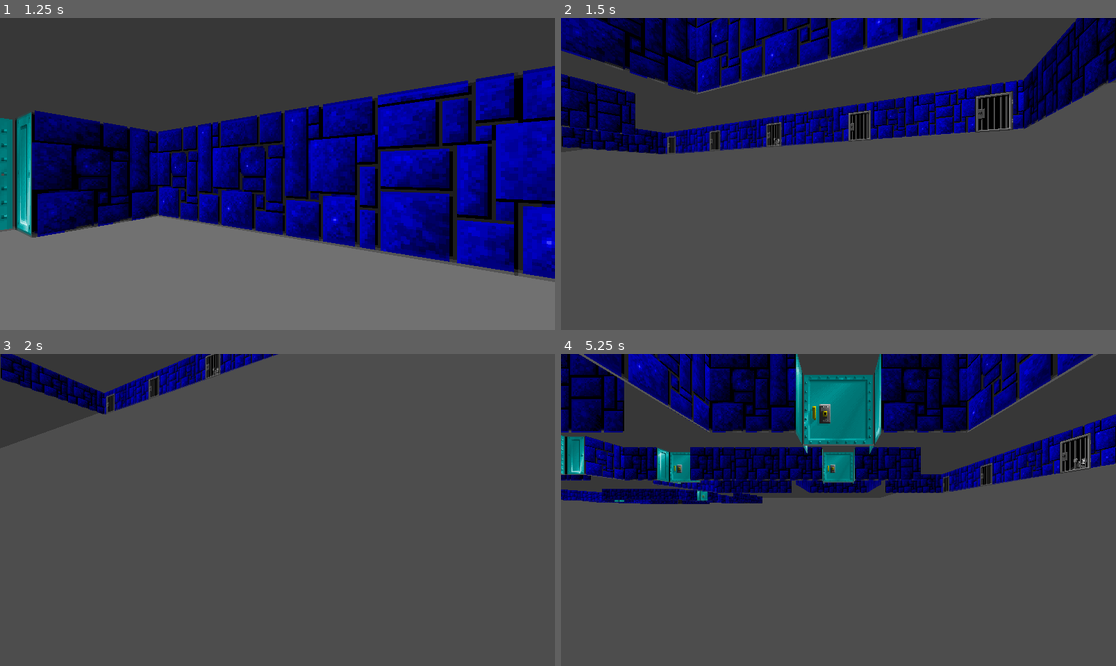
Above: before the commit, frames 1-4 (two rows, left to right).
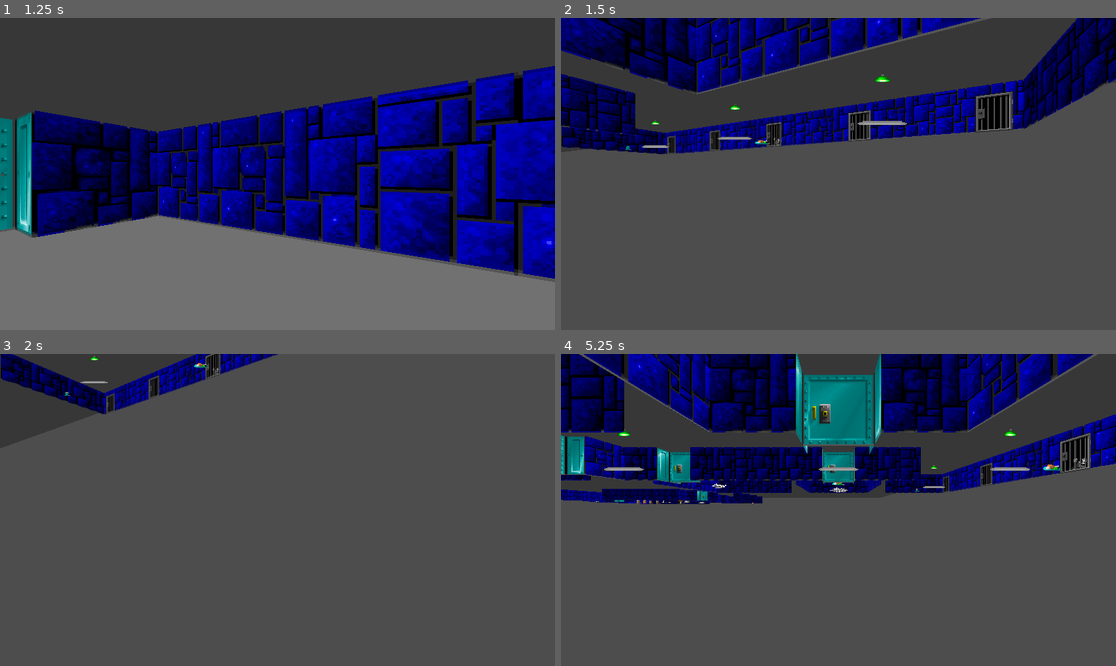
Above: after the commit, the same moments.

Repository: illnyang/wolf4godot
Game: Godot game, scene res://Wolf.tscn
Two runs of this game, one before a commit and one after it. Both use one fixed random seed, a clock stepped at 60 frames per second and the inputs below.
Inputs:
- Up to frame 1 (1.25 s): tap Enter at 0.5 s; hold D (turn_right) from 0.53 s (still down)
- Up to frame 2 (1.5 s): release D (turn_right) at 1.28 s; hold E (fly_down) from 1.28 s (still down)
- Up to frame 3 (2 s): keep holding E (fly_down)
- Up to frame 4 (5.25 s): release E (fly_down) at 2.03 s; hold D (turn_right) 2.03-2.78 s; hold Q (fly_up) 2.78-3.53 s; hold A (turn_left) 3.53-5.03 s; hold E (fly_down) from 5.03 s (still down)

Frame 1 is identical in both runs. In frame 2, 0.3% of the frame differs, in the area x 11-63%, y 18-43%; in frame 3, less than 0.1%; in frame 4, 0.5%, in the area x 6-91%, y 24-49%.

Commit message:
Spawn static sprites

Diff:
--- a/MapLoader.gd
+++ b/MapLoader.gd
@@ -38,6 +38,12 @@
 
 	static func is_push_wall(id: int) -> bool:
 		return id == 98
+
+	static func is_static(id: int) -> bool:
+		return id >= 23 and id <= 70
+
+	static func get_static_idx(id: int) -> int:
+		return id - 23
 
 
 class MapGrid:
@@ -111,7 +117,7 @@
 #-----------------------------------------------------
 # Tile texture array & stub material generation
 #-----------------------------------------------------
-@export var texture_folder: String = "res://assets/walls/"
+@export var tile_texture_folder: String = "res://assets/walls/"
 var tile_shader: Shader = preload("res://Tile.gdshader")
 var tile_material: ShaderMaterial = null
 
@@ -119,7 +125,7 @@
 	if tile_material == null:
 		tile_material = ShaderMaterial.new()
 		tile_material.shader = tile_shader
-	tile_material.set_shader_parameter("texture_array", _generate_texture_array(texture_folder))
+	tile_material.set_shader_parameter("texture_array", _generate_texture_array(tile_texture_folder))
 
 static func _generate_texture_array(texture_folder: String) -> Texture2DArray:
 	const tex_size: int = 64
@@ -170,7 +176,6 @@
 	root_node.add_child(ceiling_inst)
 	root_node.add_child(floor_inst)
 
-	# Spawn Doors and PushWalls
 	var pushwall_meshes: Dictionary = {}
 	var door_ew_mesh: ArrayMesh = get_door_mesh(true)
 	var door_ns_mesh: ArrayMesh = get_door_mesh(false)
@@ -215,14 +220,15 @@
 #-----------------------------------------------------
 # Layer2 (Things) spawning
 #-----------------------------------------------------
+@export var sprite_texture_folder: String = "res://assets/sprites/"
 var player_scene = preload("res://Player.tscn")
 
 func spawn_layer2() -> void:
-	# Spawn Player in the correct orientation
+	var added_player: bool = false
 	for y in range(grid.height()):
 		for x in range(grid.width()):
 			var id = grid.thing_at(x, y)
-			if L2Utils.is_start(id):
+			if L2Utils.is_start(id) and not added_player:
 				var start_dir = L2Utils.get_start_dir(id)
 				var player_node: Node3D = player_scene.instantiate()
 
@@ -231,7 +237,23 @@
 				root_node.add_child(player_node)
 
 				# Ignore multiple start points even if present
-				break
+				added_player = true
+
+			elif L2Utils.is_static(id):
+				var static_idx = L2Utils.get_static_idx(id)
+				var sprite: Sprite3D = Sprite3D.new()
+
+				sprite.position = Vector3(x + 0.5, 0, y + 0.5)
+				sprite.texture = load("%sSPR_STAT_%d.png" % [sprite_texture_folder, static_idx])
+				sprite.centered = true
+				sprite.pixel_size = 0.015
+				sprite.axis = 2 # Z-Axis
+				sprite.billboard = BaseMaterial3D.BILLBOARD_FIXED_Y
+				sprite.transparent = true
+				sprite.double_sided = true
+				sprite.texture_filter = BaseMaterial3D.TEXTURE_FILTER_NEAREST
+
+				root_node.add_child(sprite)
 
 
 #-----------------------------------------------------
Binary file added: assets/sprites/SPR_STAT_0.png
Not shown, added: assets/sprites/SPR_STAT_0.png.import
Binary file added: assets/sprites/SPR_STAT_1.png
Not shown, added: assets/sprites/SPR_STAT_1.png.import
Binary file added: assets/sprites/SPR_STAT_10.png
Not shown, added: assets/sprites/SPR_STAT_10.png.import
Binary file added: assets/sprites/SPR_STAT_11.png
Not shown, added: assets/sprites/SPR_STAT_11.png.import
Binary file added: assets/sprites/SPR_STAT_12.png
Not shown, added: assets/sprites/SPR_STAT_12.png.import
Binary file added: assets/sprites/SPR_STAT_13.png
Not shown, added: assets/sprites/SPR_STAT_13.png.import
(and 84 more such lines)
